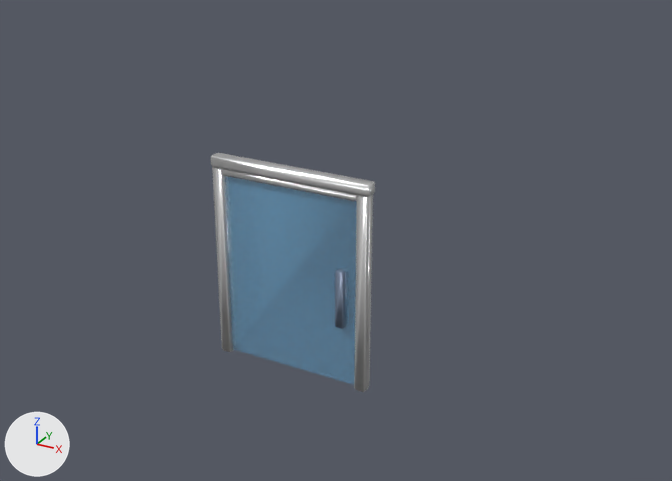
The Blender file models/objects/13_sliding_glass_door.blend, before and after one commit.
Before and after are seen from a 50 mm camera at (4.06, -6.52, 4.68) aimed at (0.4, 0.14, 1.35). Lighting does not change. The marker at lower left points along +X, +Y and +Z. The first picture is the older version.

Objects in the first picture: 'bottom', 'glass', 'side', 'side_1', 'top' and 1 more.
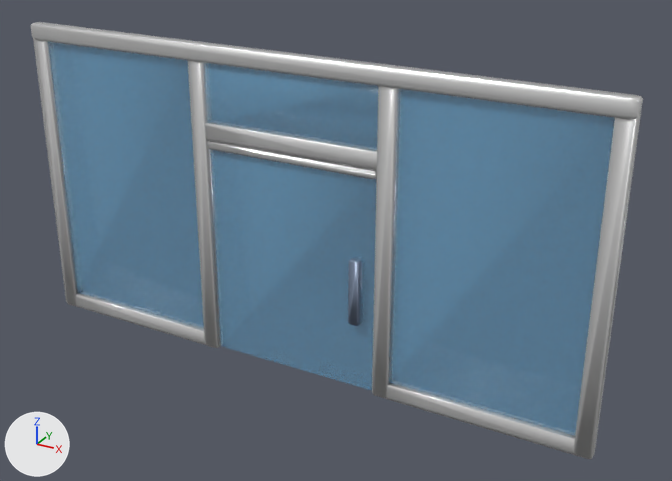
ob_world is not drawn itself; it is the parent of ob_top, ob_bottom, ob_side, ob_side_1, ob_glass, ob_handle.

Pixel boxes [x1, y1, x2, y2] of what changed, in the pictures (672 x 481 px):
'glass.003', added: after [389, 89, 615, 436]
'glass.001', added: after [48, 42, 204, 329]
'glass', rescaled, moved (26% wider, 16% taller): before [225, 176, 357, 385]; after [210, 149, 376, 391]
'top', rescaled (271% wider, 120% taller): before [211, 153, 375, 197]; after [31, 22, 642, 120]
'glass.002', added: after [203, 62, 378, 151]
'side_1', rescaled, moved: before [354, 195, 373, 392]; after [372, 86, 398, 398]
'side_1.001', added: after [573, 98, 643, 459]
'side', rescaled, moved (48% wider, 55% taller): before [212, 167, 234, 352]; after [188, 60, 221, 348]
'side.001', added: after [33, 38, 78, 306]
'bottom.001', added: after [386, 383, 575, 455]
'top.002', added: after [205, 123, 377, 170]
'bottom', rescaled, moved (61% taller): before [222, 169, 357, 201]; after [76, 293, 206, 345]
'Doortoppanel', added: after [207, 140, 377, 179]
'handle', rescaled: before [335, 270, 345, 329]; after [348, 259, 361, 326]

Diff of the bpy script that builds the scene:
```diff
--- a/models/objects/13_sliding_glass_door.blend.py
+++ b/models/objects/13_sliding_glass_door.blend.py
@@ ob_world @@
 ob_world.rotation_euler = (-1.576, 0.0, 0.0)  # degrees (-90, 0, 0)
+ob_world.scale = (1.5, 1.5, 1.0)
@@ ob_top @@
 ob_top.location = (0.0114, 0.043, -0.00384)
-ob_top.scale = (1.03, 1.0, 1.13)
+ob_top.scale = (2.46, 1.0, 1.13)
@@ ob_bottom @@
 ob_bottom = bpy.data.objects.new('bottom', me_bottom_001)
-ob_bottom.parent = ob_world
-ob_bottom.location = (0.007, -1.842, -0.00462)
-ob_bottom.scale = (0.88, 0.62, 1.0)
+ob_bottom.parent = ob_world_001
+ob_bottom.location = (0.387, 0.0, 0.0)
+ob_bottom.scale = (0.884, 1.0, 1.0)
@@ ob_side @@
 ob_side.parent = ob_world
-ob_side.location = (0.0, 0.0, 0.0)
+ob_side.location = (0.12, 0.0, 0.0)
 ob_side.scale = (1.01, 1.0, 1.04)
@@ ob_side_1 @@
 ob_side_1.parent = ob_world
-ob_side_1.location = (0.0, 0.0, 0.0)
+ob_side_1.location = (-0.109, 0.0, 0.0)
 ob_side_1.scale = (1.03, 1.0, 1.01)
@@ ob_glass @@
 ob_glass.parent = ob_world
-ob_glass.location = (0.0, 0.0564, 0.000299)
-ob_glass.scale = (0.958, 1.0, 1.0)
+ob_glass.location = (0.0109, 0.0496, 0.000245)
+ob_glass.scale = (0.793, 0.754, 1.0)
@@ ob_world_001 @@
+ob_world_001 = bpy.data.objects.new('world.001', None)
+ob_world_001.location = (-2.501, 0.0, 0.0)
+ob_world_001.rotation_euler = (-1.576, 0.0, 0.0)  # degrees (-90, 0, 0)
+ob_world_001.scale = (1.64, 1.46, 1.0)
@@ ob_side_001 @@
+ob_side_001 = bpy.data.objects.new('side.001', me_side_003)  # 132 vertices, 44 faces; spans x -0.78..-0.68, y -2.0..0.0, z -0.05..0.05; in mat_material_0_012 (its picture is missing)
+ob_side_001.parent = ob_world_008
+ob_side_001.location = (0.654, 0.0, 0.0)
+ob_side_001.scale = (1.01, 1.0, 1.04)
@@ ob_world_008 @@
+ob_world_008 = bpy.data.objects.new('world.008', None)
+ob_world_008.location = (-2.639, 0.0, 0.0)
+ob_world_008.rotation_euler = (-1.576, 0.0, 0.0)  # degrees (-90, 0, 0)
+ob_world_008.scale = (1.5, 1.5, 1.0)
@@ ob_side_1_001 @@
+ob_side_1_001 = bpy.data.objects.new('side_1.001', me_side_1_003)  # 132 vertices, 44 faces; spans x 0.68..0.78, y -2.0..0.0, z -0.05..0.05; in mat_material_0_011 (its picture is missing)
+ob_side_1_001.parent = ob_world_007
+ob_side_1_001.location = (-0.109, 0.0, 0.0)
+ob_side_1_001.scale = (1.03, 1.0, 1.01)
@@ ob_world_007 @@
+ob_world_007 = bpy.data.objects.new('world.007', None)
+ob_world_007.location = (1.845, 0.0, 0.0)
+ob_world_007.rotation_euler = (-1.576, 0.0, 0.0)  # degrees (-90, 0, 0)
+ob_world_007.scale = (1.5, 1.5, 1.0)
@@ ob_bottom_001 @@
+ob_bottom_001 = bpy.data.objects.new('bottom.001', me_bottom_002)  # 132 vertices, 44 faces; spans x -0.625..0.625, y -0.1..0.0, z -0.05..0.05; in mat_material_0_010 (its picture is missing)
+ob_bottom_001.parent = ob_world_006
+ob_bottom_001.location = (-0.124, 0.0, 0.0)
+ob_bottom_001.scale = (0.863, 1.0, 1.0)
@@ ob_world_006 @@
+ob_world_006 = bpy.data.objects.new('world.006', None)
+ob_world_006.location = (2.085, 0.0, 0.0)
+ob_world_006.rotation_euler = (-1.576, 0.0, 0.0)  # degrees (-90, 0, 0)
+ob_world_006.scale = (1.64, 1.46, 1.0)
@@ ob_glass_003 @@
+ob_glass_003 = bpy.data.objects.new('glass.003', me_glass_004)  # 132 vertices, 44 faces; spans x -0.56..0.56, y -1.92..-0.08, z -0.02..0.02; in mat_material_2_009 (blue #80caf6)
+ob_glass_003.parent = ob_world_005
+ob_glass_003.location = (-0.131, -0.0284, -0.000228)
+ob_glass_003.scale = (0.931, 0.995, 1.0)
@@ ob_world_005 @@
+ob_world_005 = bpy.data.objects.new('world.005', None)
+ob_world_005.location = (2.085, 0.0, 0.0)
+ob_world_005.rotation_euler = (-1.576, 0.0, 0.0)  # degrees (-90, 0, 0)
+ob_world_005.scale = (1.64, 1.46, 1.0)
@@ ob_glass_002 @@
+ob_glass_002 = bpy.data.objects.new('glass.002', me_glass_003)  # 132 vertices, 44 faces; spans x -0.56..0.56, y -1.92..-0.08, z -0.02..0.02; in mat_material_2_008 (blue #80caf6)
+ob_glass_002.parent = ob_world_003
+ob_glass_002.location = (0.0, -0.0284, -0.000228)
+ob_glass_002.scale = (0.931, 0.995, 1.0)
@@ ob_world_003 @@
+ob_world_003 = bpy.data.objects.new('world.003', None)
+ob_world_003.location = (0.0271, 0.0, 2.238)
+ob_world_003.rotation_euler = (-1.576, 0.0, 0.0)  # degrees (-90, 0, 0)
+ob_world_003.scale = (1.7, 0.323, 1.0)
@@ ob_glass_001 @@
+ob_glass_001 = bpy.data.objects.new('glass.001', me_glass_002)  # 132 vertices, 44 faces; spans x -0.56..0.56, y -1.92..-0.08, z -0.02..0.02; in mat_material_2_007 (blue #80caf6)
+ob_glass_001.parent = ob_world_002
+ob_glass_001.location = (0.41, -0.0284, -0.000228)
+ob_glass_001.scale = (0.931, 0.995, 1.0)
@@ ob_world_002 @@
+ob_world_002 = bpy.data.objects.new('world.002', None)
+ob_world_002.location = (-2.501, 0.0, 0.0)
+ob_world_002.rotation_euler = (-1.576, 0.0, 0.0)  # degrees (-90, 0, 0)
+ob_world_002.scale = (1.64, 1.46, 1.0)
@@ ob_top_002 @@
+ob_top_002 = bpy.data.objects.new('top.002', me_top_002)  # 132 vertices, 44 faces; spans x -0.78..0.78, y -2.05..-1.95, z -0.05..0.05; in mat_material_0_009 (its picture is missing)
+ob_top_002.parent = ob_world_004
+ob_top_002.location = (0.0114, 0.043, -0.00384)
+ob_top_002.scale = (0.765, 1.0, 1.01)
@@ ob_world_004 @@
+ob_world_004 = bpy.data.objects.new('world.004', None)
+ob_world_004.location = (0.0, 0.0, -0.7)
+ob_world_004.rotation_euler = (-1.576, 0.0, 0.0)  # degrees (-90, 0, 0)
+ob_world_004.scale = (1.5, 1.5, 1.0)
@@ ob_doortoppanel @@
+ob_doortoppanel = bpy.data.objects.new('Doortoppanel', me_bottom_001)
+ob_doortoppanel.parent = ob_world
+ob_doortoppanel.location = (0.013, -1.381, -0.000959)
+ob_doortoppanel.scale = (0.729, 0.467, 1.0)
```
